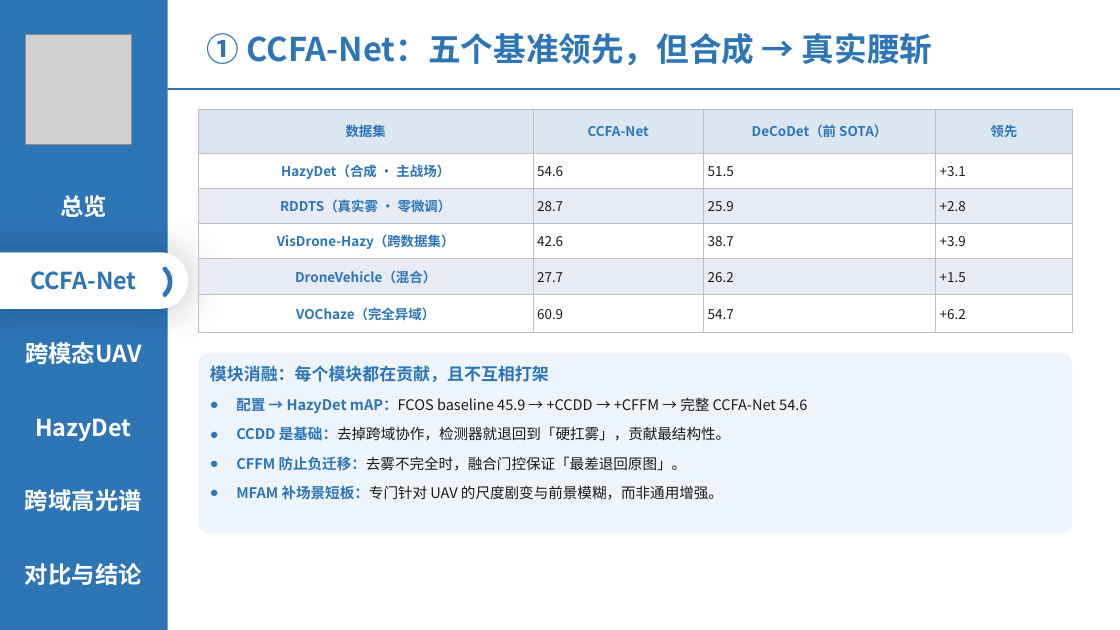
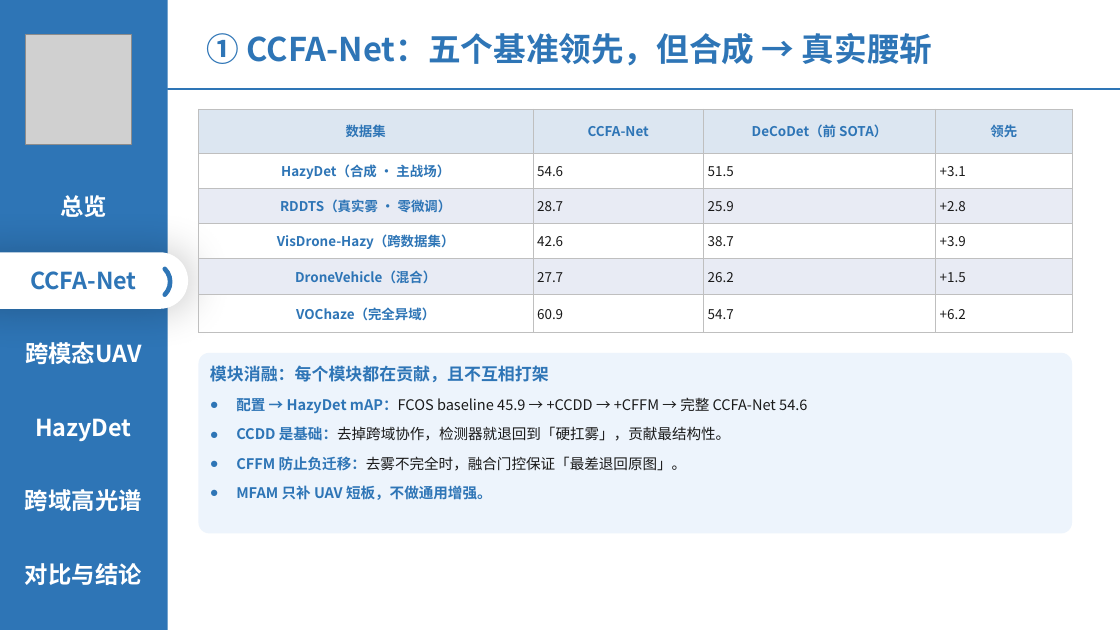
Before and after one commit to 139876/paper-notes, a slide deck: slide 7 of 论文精读/3-HazyDet精读/附件/四篇论文-组会汇报.pptx. Drawn at 1120x630 pixels with LibreOffice and Linux fonts; fonts in the diff are those of the drawing; grey boxes stand for pictures. Boxes give left, top, right and bottom in pixels: in the first picture for what was removed or moved away, otherwise in the second. Text is boxed around its words. In the diff, an @@ line names an element or a change of style, - is before the commit and + after.

```diff
--- a/论文精读/3-HazyDet精读/附件/四篇论文-组会汇报.pptx
+++ b/论文精读/3-HazyDet精读/附件/四篇论文-组会汇报.pptx
@@ text in rounded rectangle at (236, 485, 492, 500): text changed; text colour #1A1A1A to #2E75B6; bold on @@
-● MFAM 补场景短板：专门针对 UAV 的尺度剧变与前景模糊，而非通用增强。
+● MFAM 只补 UAV 短板，不做通用增强。
```
Also in this commit, not shown: 2 other slides changed.
